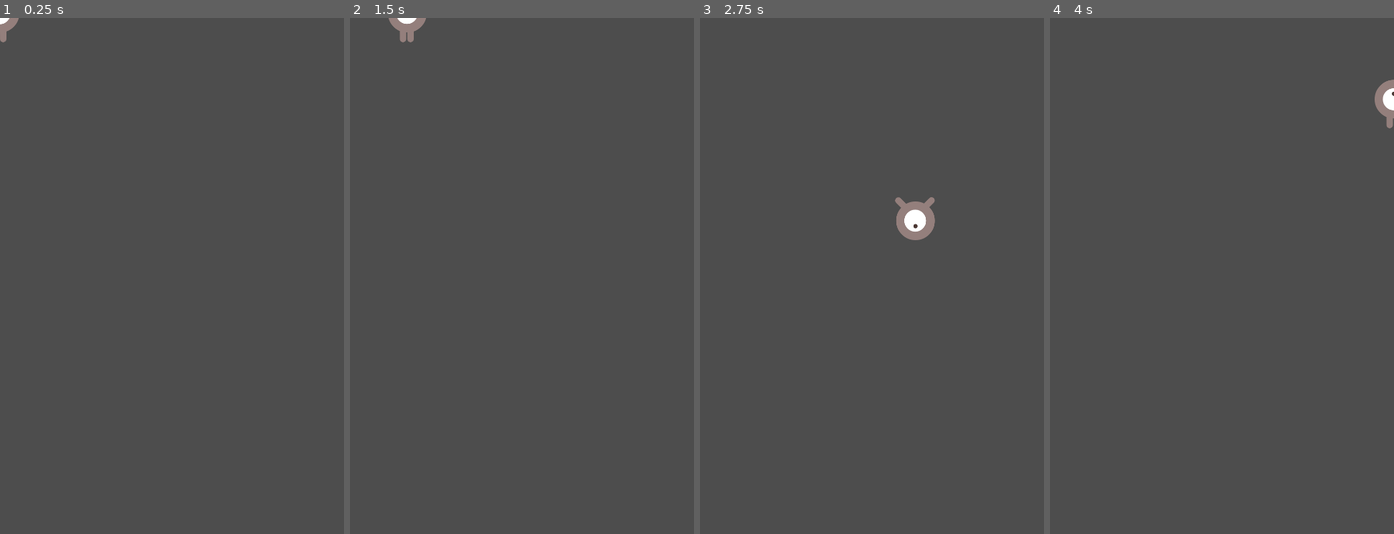
Above: before the commit, frames 1-4 (left to right).
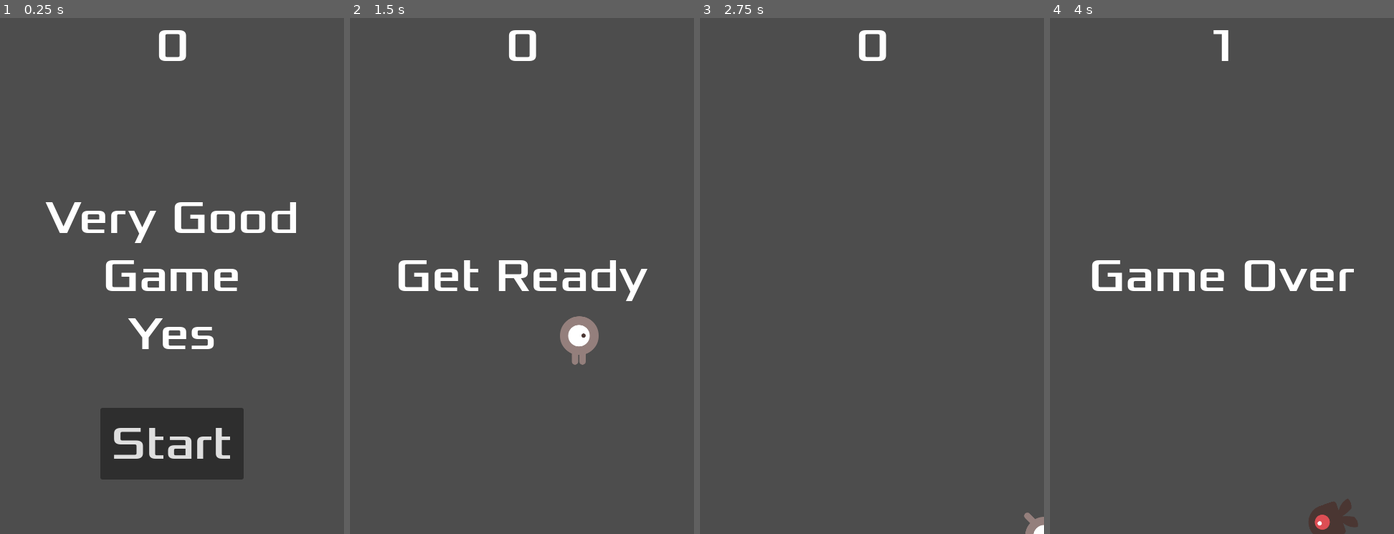
Above: after the commit, the same moments.

Repository: canielDarias/the_first_one
Game: Godot game, scene res://main.tscn
The game is run twice, just before and just after one commit, with the same random seed, the same clock (stepped at 60 frames per second) and the same inputs.
Inputs (mouse positions are in pixels of both pictures, inside the frame that each line leads up to):
- Up to frame 1 (0.25 s): no input
- Up to frame 2 (1.5 s): click (522, 441) at 0.5 s, where only the run after the commit has a clickable "Start"; tap Enter at 1.25 s; hold D (move_right) from 1.28 s (still down)
- Up to frame 3 (2.75 s): release D (move_right) at 2.03 s; hold S (move_down) from 2.03 s (still down)
- Up to frame 4 (4 s): release S (move_down) at 2.78 s; hold D (move_right) 2.78-3.53 s; hold W (move_up) from 3.53 s (still down)

The runs differ from the first frame. In frame 1, 9.4% of the frame differs, in the area x 0-87%, y 0-90%; in frame 2, 3.1%; in frame 3, 1.2%; in frame 4, 2.9%.

Commit message:
Jogo completo

Diff:
--- /dev/null
+++ b/hud.gd
@@ -0,0 +1,38 @@
+extends CanvasLayer
+
+signal start_game
+
+# Called when the node enters the scene tree for the first time.
+func _ready():
+	pass # Replace with function body.
+
+
+# Called every frame. 'delta' is the elapsed time since the previous frame.
+func _process(delta):
+	pass
+
+func show_message(text):
+	$Message.text = text
+	$Message.show()
+	$MessageTimer.start()
+
+func show_game_over():
+	show_message("Game Over")
+	# Wait until the MessageTimer has counted down.
+	await $MessageTimer.timeout
+
+	$Message.text = "Very Good\nGame\nYes"
+	$Message.show()
+	# Make a one-shot timer and wait for it to finish.
+	await get_tree().create_timer(1.0).timeout
+	$StartButton.show()
+
+func update_score(score):
+	$ScoreLabel.text = str(score)
+
+func _on_start_button_pressed():
+	$StartButton.hide()
+	start_game.emit()
+
+func _on_message_timer_timeout():
+	$Message.hide()
--- /dev/null
+++ b/hud.tscn
@@ -0,0 +1,64 @@
+[gd_scene load_steps=3 format=3 uid="uid://cmv4elovlgfs7"]
+
+[ext_resource type="FontFile" uid="uid://cio0tldqhvka5" path="res://dodge_the_creeps_2d_assets/fonts/Xolonium-Regular.ttf" id="1_7taqq"]
+[ext_resource type="Script" path="res://hud.gd" id="1_tqdg0"]
+
+[node name="HUD" type="CanvasLayer"]
+script = ExtResource("1_tqdg0")
+
+[node name="StartButton" type="Button" parent="."]
+anchors_preset = 7
+anchor_left = 0.5
+anchor_top = 1.0
+anchor_right = 0.5
+anchor_bottom = 1.0
+offset_left = -100.0
+offset_top = -176.0
+offset_right = 100.0
+offset_bottom = -76.0
+grow_horizontal = 2
+grow_vertical = 0
+size_flags_horizontal = 4
+theme_override_fonts/font = ExtResource("1_7taqq")
+theme_override_font_sizes/font_size = 64
+text = "Start"
+
+[node name="ScoreLabel" type="Label" parent="."]
+anchors_preset = 5
+anchor_left = 0.5
+anchor_right = 0.5
+offset_left = -22.5
+offset_right = 22.5
+offset_bottom = 78.0
+grow_horizontal = 2
+theme_override_fonts/font = ExtResource("1_7taqq")
+theme_override_font_sizes/font_size = 64
+text = "0"
+
+[node name="Message" type="Label" parent="."]
+anchors_preset = 8
+anchor_left = 0.5
+anchor_top = 0.5
+anchor_right = 0.5
+anchor_bottom = 0.5
+offset_left = -240.0
+offset_top = -120.0
+offset_right = 240.0
+offset_bottom = 120.0
+grow_horizontal = 2
+grow_vertical = 2
+theme_override_fonts/font = ExtResource("1_7taqq")
+theme_override_font_sizes/font_size = 64
+text = "Very Good
+Game
+Yes"
+horizontal_alignment = 1
+vertical_alignment = 1
+autowrap_mode = 2
+
+[node name="MessageTimer" type="Timer" parent="."]
+wait_time = 2.0
+one_shot = true
+
+[connection signal="pressed" from="StartButton" to="." method="_on_start_button_pressed"]
+[connection signal="timeout" from="MessageTimer" to="." method="_on_message_timer_timeout"]
--- a/main.gd
+++ b/main.gd
@@ -7,15 +7,22 @@
 func _ready():
 	pass
 
-
 # Called every frame. 'delta' is the elapsed time since the previous frame.
 func _process(delta):
 	pass
 
+func new_game():
+	get_tree().call_group("mobs", "queue_free")
+	score = 0
+	$Player.start($StartPosition.position)
+	$StartTimer.start()
+	$HUD.update_score(score)
+	$HUD.show_message("Get Ready")
 
 func game_over():
 	$ScoreTimer.stop()
 	$MobTimer.stop()
+	$HUD.show_game_over()
 
 
 func _on_mob_timer_timeout():
@@ -46,6 +53,7 @@
 
 func _on_score_timer_timeout():
 	score += 1
+	$HUD.update_score(score)
 
 
 func _on_start_timer_timeout():
--- a/main.tscn
+++ b/main.tscn
@@ -1,8 +1,9 @@
-[gd_scene load_steps=5 format=3 uid="uid://b7lspe72cdhda"]
+[gd_scene load_steps=6 format=3 uid="uid://b7lspe72cdhda"]
 
 [ext_resource type="PackedScene" uid="uid://dojnx144mw2p0" path="res://player.tscn" id="1_7y8n0"]
 [ext_resource type="Script" path="res://main.gd" id="1_lerq5"]
 [ext_resource type="PackedScene" uid="uid://i5xjrl5clhra" path="res://mob.tscn" id="2_fhw32"]
+[ext_resource type="PackedScene" uid="uid://cmv4elovlgfs7" path="res://hud.tscn" id="4_rlaxc"]
 
 [sub_resource type="Curve2D" id="Curve2D_gvokm"]
 _data = {
@@ -15,6 +16,8 @@
 mob_scene = ExtResource("2_fhw32")
 
 [node name="Player" parent="." instance=ExtResource("1_7y8n0")]
+visible = false
+position = Vector2(-96, 34)
 
 [node name="MobTimer" type="Timer" parent="."]
 wait_time = 0.5
@@ -33,7 +36,10 @@
 
 [node name="MobSpawnLocation" type="PathFollow2D" parent="MobPath"]
 
+[node name="HUD" parent="." instance=ExtResource("4_rlaxc")]
+
 [connection signal="hit" from="Player" to="." method="game_over"]
 [connection signal="timeout" from="MobTimer" to="." method="_on_mob_timer_timeout"]
 [connection signal="timeout" from="ScoreTimer" to="." method="_on_score_timer_timeout"]
 [connection signal="timeout" from="StartTimer" to="." method="_on_start_timer_timeout"]
+[connection signal="start_game" from="HUD" to="." method="new_game"]
--- a/mob.gd
+++ b/mob.gd
@@ -1,5 +1,4 @@
 extends RigidBody2D
-
 
 # Called when the node enters the scene tree for the first time.
 func _ready():
--- a/mob.tscn
+++ b/mob.tscn
@@ -48,7 +48,7 @@
 radius = 24.0
 height = 66.0
 
-[node name="Mob" type="RigidBody2D"]
+[node name="Mob" type="RigidBody2D" groups=["mobs"]]
 collision_mask = 0
 gravity_scale = 0.0
 script = ExtResource("1_2ddwk")
@@ -57,7 +57,7 @@
 scale = Vector2(0.5, 0.5)
 sprite_frames = SubResource("SpriteFrames_rybog")
 animation = &"fly"
-frame_progress = 0.261565
+frame_progress = 0.960454
 
 [node name="VisibleOnScreenNotifier2D" type="VisibleOnScreenNotifier2D" parent="."]
 
